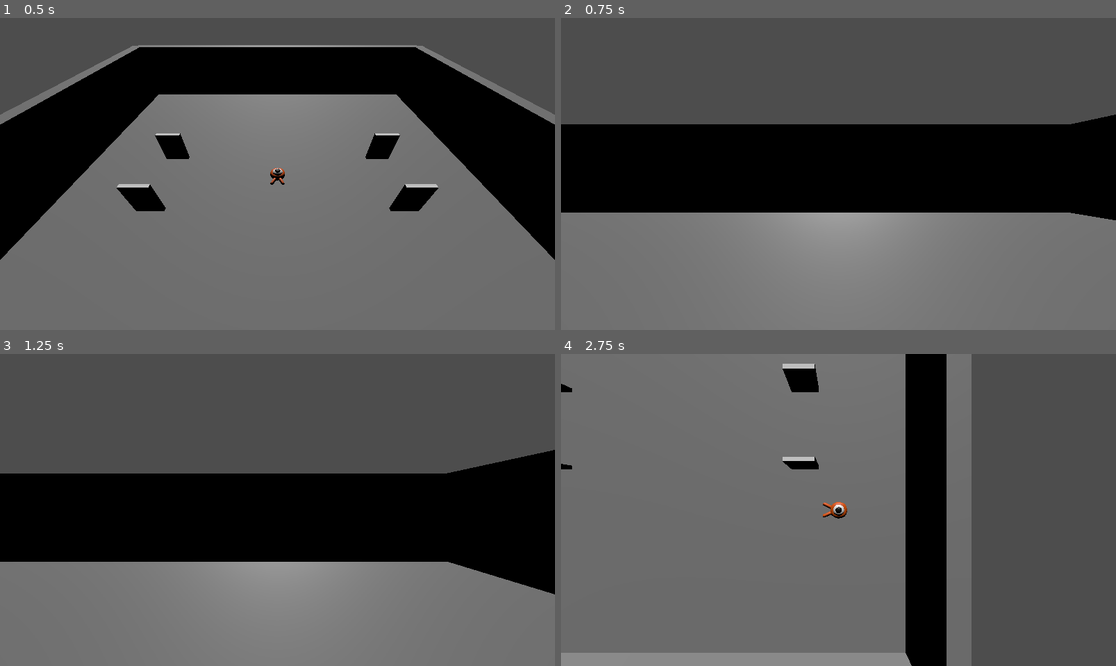
Above: before the commit, frames 1-4 (two rows, left to right).
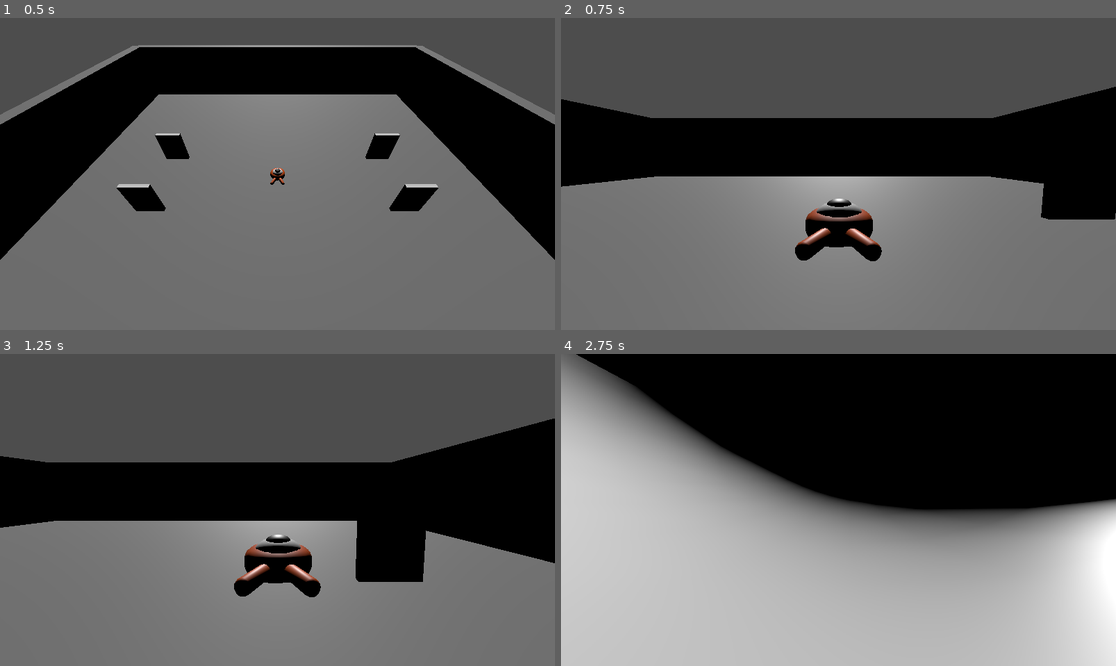
Above: after the commit, the same moments.

Repository: LeFodeurCou/Godot-Lab
Game: Godot game, scene res://main.tscn
Same seed, same stepped clock (60 frames per second), same inputs: the game is played once before the commit and once after it.
Inputs (mouse positions are in pixels of both pictures, inside the frame that each line leads up to):
- Up to frame 1 (0.5 s): no input
- Up to frame 2 (0.75 s): tap Enter (camera_switch) at 0.5 s; move the mouse to (960, 158) at 0.52 s; hold D (move_right) from 0.53 s (still down); hold Enter (camera_switch) from 0.53 s (still down); click (960, 158) at 0.67 s
- Up to frame 3 (1.25 s): keep holding D (move_right); keep holding Enter (camera_switch); tap Space (jump) at 0.77 s
- Up to frame 4 (2.75 s): move the mouse to (727, 525) at 1.27 s; release D (move_right) at 1.28 s; release Enter (camera_switch) at 1.28 s; hold S (move_back) 1.28-2.03 s; tap Enter (camera_switch) at 1.35 s; click (727, 525) at 1.42 s; tap Space (jump) at 1.52 s; move the mouse to (894, 441) at 2.02 s; hold D (move_right) from 2.03 s (still down); hold Enter (camera_switch) from 2.03 s (still down); click (894, 441) at 2.17 s

Frame 1 is identical in both runs. In frame 2, 15% of the frame differs, in the area x 0-100%, y 22-78%; in frame 3, 17%; in frame 4, 91%, in the area x 0-100%, y 0-100%.
Error after the commit: Invalid call. Nonexistent function 'playerInput' in base 'Camera3D'. (res://Player/player.gd:100)

Commit message:
Tries with cameras, not wonderful, working refacto in progress, for now we have the basic camera, the first person camera and the third person working, even if this last have to be refined a little

Diff:
--- /dev/null
+++ b/Player/CameraBasicControler.gd
@@ -0,0 +1,25 @@
+extends Camera3D
+
+func _ready() -> void:
+	self.position = Vector3(0, 20, 20)
+	self.rotation_degrees = Vector3(-45, 0, 0)
+
+func playerProcess(player: CharacterBody3D, playerPivot: Node3D) -> void:
+	var inputDir = Vector3.ZERO
+	if Input.is_action_pressed("move_right"):
+		inputDir.x += 1
+	if Input.is_action_pressed("move_left"):
+		inputDir.x -= 1
+	if Input.is_action_pressed("move_back"):
+		inputDir.z += 1
+	if Input.is_action_pressed("move_forward"):
+		inputDir.z -= 1
+
+	if inputDir != Vector3.ZERO:
+		inputDir = inputDir.normalized()
+		playerPivot.basis = Basis.looking_at(inputDir)
+	player.target_velocity.x = inputDir.x * player.speed
+	player.target_velocity.z = inputDir.z * player.speed
+
+func playerInput(event) -> void:
+	pass
--- /dev/null
+++ b/Player/CameraFPController.gd
@@ -0,0 +1,54 @@
+extends Camera3D
+
+var mouse_delta := Vector2.ZERO
+var mouseNeedToBeCaptured: bool = true
+var mouse_sensitivity := 0.002
+var yaw := 0.0
+var pitch := 0.0
+var pitch_limit := deg_to_rad(80)
+
+func _ready() -> void:
+	self.position = Vector3(0, 1.6, 0)
+
+func playerProcess(player: CharacterBody3D, playerPivot: Node3D) -> void:
+
+	# --- Rotation ---
+	yaw -= mouse_delta.x * mouse_sensitivity
+	pitch -= mouse_delta.y * mouse_sensitivity
+	pitch = clamp(pitch, -pitch_limit, pitch_limit)
+	mouse_delta = Vector2.ZERO
+
+	# Rotate player (Y axis)
+	player.rotation.y = yaw
+	# Rotate camera (X axis)
+	get_parent().rotation.x = pitch
+
+	var inputDir = Vector3.ZERO
+	if Input.is_action_pressed("move_right"):
+		inputDir.x += 1
+	if Input.is_action_pressed("move_left"):
+		inputDir.x -= 1
+	if Input.is_action_pressed("move_back"):
+		inputDir.z += 1
+	if Input.is_action_pressed("move_forward"):
+		inputDir.z -= 1
+
+	if inputDir != Vector3.ZERO:
+		inputDir = inputDir.normalized()
+		# ✅ KEY: use player orientation (yaw)
+		var localBasis = player.global_transform.basis
+		var direction = (localBasis.x * inputDir.x + localBasis.z * inputDir.z)
+		direction.y = 0
+		direction = direction.normalized()
+		player.target_velocity.x = direction.x * player.speed
+		player.target_velocity.z = direction.z * player.speed
+	else:
+		player.target_velocity.x = 0
+		player.target_velocity.z = 0
+
+func playerInput(event) -> void:
+	if mouseNeedToBeCaptured:
+		Input.set_mouse_mode(Input.MOUSE_MODE_CAPTURED)
+		mouseNeedToBeCaptured = false
+	if event is InputEventMouseMotion:
+		mouse_delta += event.relative
--- /dev/null
+++ b/Player/CameraTPController.gd
@@ -0,0 +1,88 @@
+extends Camera3D
+
+var mouse_sensitivity := 0.002
+var yaw := 0.0
+var pitch := 0.0
+var pitch_limit := deg_to_rad(80)
+
+var mouse_delta := Vector2.ZERO
+var mouseNeedToBeCaptured := true
+
+# Distance from player
+var distance := 6.0
+var height := 2.0
+
+func _ready():
+	position = Vector3(0, height, distance)
+
+func playerProcess(player: CharacterBody3D, pivot: Node3D):
+
+	# --- Rotation ---
+	yaw -= mouse_delta.x * mouse_sensitivity
+	pitch -= mouse_delta.y * mouse_sensitivity
+	pitch = clamp(pitch, -pitch_limit, pitch_limit)
+	mouse_delta = Vector2.ZERO
+
+	# Rotate player (Y)
+	player.rotation.y = yaw
+
+	# Rotate pivot (X)
+	pivot.rotation.x = pitch
+
+	# --- Camera follow (BEHIND player) ---
+	var offset = Vector3(0, height, distance)
+
+	# Rotate offset around player
+	offset = offset.rotated(Vector3.UP, yaw)
+
+	# Final camera position # TODO see how it interact whit the next part to avoid clipping
+	global_position = player.global_position + offset
+
+	# Avoid seeing the void
+	# TODO it's still some rare clipping to the void in some situation
+	var from = player.global_position + Vector3(0, 1.5, 0)
+	var to = global_position
+	var space = get_world_3d().direct_space_state
+	var query = PhysicsRayQueryParameters3D.create(from, to)
+	query.exclude = [player]
+	var result = space.intersect_ray(query)
+	if result:
+		global_position = result.position + (from - result.position).normalized() * 0.2
+
+	# Always look at player
+	look_at(player.global_position + Vector3(0, 1.5, 0), Vector3.UP)
+
+	# --- Movement (same as FP) ---
+	var inputDir = Vector3.ZERO
+
+	if Input.is_action_pressed("move_right"):
+		inputDir.x += 1
+	if Input.is_action_pressed("move_left"):
+		inputDir.x -= 1
+	if Input.is_action_pressed("move_back"):
+		inputDir.z += 1
+	if Input.is_action_pressed("move_forward"):
+		inputDir.z -= 1
+
+	if inputDir != Vector3.ZERO:
+		inputDir = inputDir.normalized()
+
+		var localBasis = player.global_transform.basis
+		var direction = (localBasis.x * inputDir.x + localBasis.z * inputDir.z)
+		direction.y = 0
+		direction = direction.normalized()
+
+		player.target_velocity.x = direction.x * player.speed
+		player.target_velocity.z = direction.z * player.speed
+	else:
+		player.target_velocity.x = 0
+		player.target_velocity.z = 0
+
+func playerInput(event):
+
+	if mouseNeedToBeCaptured:
+		Input.set_mouse_mode(Input.MOUSE_MODE_CAPTURED)
+		mouseNeedToBeCaptured = false
+
+	if event is InputEventMouseMotion:
+		mouse_delta += event.relative
--- a/Player/player.gd
+++ b/Player/player.gd
@@ -8,7 +8,16 @@
 var cameras: Array[Camera3D]
 var currentCameraIdx: int = 0
 
+var mouse_sensitivity := 0.002
+var yaw := 0.0 # Player Rotation
+var pitch := 0.0 # CameraPivot rotation
+var pitch_limit := deg_to_rad(80)
+
+var target_position: Vector3
+var has_target := false
+
 func _ready():
+	#Input.set_mouse_mode(Input.MOUSE_MODE_CAPTURED)
 	cameras = [
 		$CameraPivot/CameraBasic,
 		$CameraPivot/CameraFP,
@@ -17,32 +26,50 @@
 		$CameraPivot/CameraTactical,
 		$CameraPivot/CameraCinematic
 	]
+	#cameraSetup()
 	set_active_camera(0)
 
 func _physics_process(delta):
+	#if target_position != Vector3.ZERO:
+		#var dir = (target_position - global_position)
+		#dir.y = 0
+		#if dir.length() < 0.5:
+			#target_position = Vector3.ZERO
+		#else:
+			#dir = dir.normalized()
+			#velocity.x = dir.x * speed
+			#velocity.z = dir.z * speed
 	# We create a local variable to store the input direction.
-	var direction = Vector3.ZERO
+	#var inputDir = Vector3.ZERO
+#
+	## We check for each move input and update the direction accordingly.
+	#if Input.is_action_pressed("move_right"):
+		#inputDir.x += 1
+	#if Input.is_action_pressed("move_left"):
+		#inputDir.x -= 1
+	#if Input.is_action_pressed("move_back"):
+		## Notice how we are working with the vector's x and z axes.
+		## In 3D, the XZ plane is the ground plane.
+		#inputDir.z += 1
+	#if Input.is_action_pressed("move_forward"):
+		#inputDir.z -= 1
+#
+	#inputDir = inputDir.normalized()
+#
+	#if inputDir != Vector3.ZERO:
+		#var basis = $CameraPivot.global_transform.basis
+		#
+		#var direction = (basis.z * inputDir.z + basis.x * inputDir.x)
+		#direction.y = 0
+		#direction = direction.normalized()
+		## Setting the basis property will affect the rotation of the node.
+		#$Pivot.basis = Basis.looking_at(direction)
+	#
+		## Ground Velocity
+		#target_velocity.x = direction.x * speed
+		#target_velocity.z = direction.z * speed
 
-	# We check for each move input and update the direction accordingly.
-	if Input.is_action_pressed("move_right"):
-		direction.x += 1
-	if Input.is_action_pressed("move_left"):
-		direction.x -= 1
-	if Input.is_action_pressed("move_back"):
-		# Notice how we are working with the vector's x and z axes.
-		# In 3D, the XZ plane is the ground plane.
-		direction.z += 1
-	if Input.is_action_pressed("move_forward"):
-		direction.z -= 1
-
-	if direction != Vector3.ZERO:
-		direction = direction.normalized()
-		# Setting the basis property will affect the rotation of the node.
-		$Pivot.basis = Basis.looking_at(direction)
-
-			# Ground Velocity
-	target_velocity.x = direction.x * speed
-	target_velocity.z = direction.z * speed
+	cameras[currentCameraIdx].playerProcess(self, $Pivot)
 
 	# Vertical Velocity
 	if not is_on_floor(): # If in the air, fall towards the floor. Literally gravity
@@ -56,10 +83,30 @@
 	velocity = target_velocity
 	move_and_slide()
 
+	#if currentCameraIdx == 3 and has_target:
+		#var dir = (target_position - global_position)
+		#if dir.length() < 0.1:
+			#has_target = false
+		#else:
+			#global_position += dir.normalized() * speed * delta
+
 func _input(event):
+	#if event is InputEventMouseMotion:
+		#handle_mouse_look(event)
 	if event.is_action_pressed("camera_switch"):
+		Input.set_mouse_mode(Input.MOUSE_MODE_VISIBLE)
 		currentCameraIdx = (currentCameraIdx + 1) % cameras.size()
 		set_active_camera(currentCameraIdx)
+	cameras[currentCameraIdx].playerInput(event)
+
+func cameraSetup():
+	$CameraPivot/CameraTP.position = Vector3(0, 2, 10)
+	#$CameraPivot/CameraTop.position = Vector3(0, 20, 20)
+	#$CameraPivot/CameraTop.rotation_degrees = Vector3(-45, 0, 0)
+	$CameraPivot/CameraTop.global_position = self.global_position + Vector3(0, 20, 0)
+	$CameraPivot/CameraTop.look_at(self.global_position, Vector3.UP)
+	$CameraPivot/CameraTactical.position = Vector3(0, 25, 0)
+	$CameraPivot/CameraTactical.rotation_degrees = Vector3(-90, 0, 0)
 
 func set_active_camera(idx:int):
 	for i in range(cameras.size()):
@@ -76,3 +123,32 @@
 			#tween.finished.connect(func():
 				#set_active_camera(0)
 			#)
+
+func handle_mouse_look(event):
+	if currentCameraIdx == 3 and event is InputEventMouseButton and event.pressed:
+		target_position = get_click_position()
+	# Only for FP and TP
+	if ![1, 2].has(currentCameraIdx):
+		return
+	yaw -= event.relative.x * mouse_sensitivity
+	pitch -= event.relative.y * mouse_sensitivity
+	pitch = clamp(pitch, -pitch_limit, pitch_limit)
+	# Rotate player (Y axis)
+	rotation.y = yaw
+	# Rotate pivot (X axis)
+	$CameraPivot.rotation.x = pitch
+
+func get_click_position():
+	var mouse_pos = get_viewport().get_mouse_position()
+	var camera = get_viewport().get_camera_3d()
+	var ray_origin = camera.project_ray_origin(mouse_pos)
+	var ray_dir = camera.project_ray_normal(mouse_pos)
+	var space_state = get_world_3d().direct_space_state
+	var query = PhysicsRayQueryParameters3D.create(
+		ray_origin,
+		ray_origin + ray_dir * 1000
+	)
+	var result = space_state.intersect_ray(query)
+	if result:
+		return result.position
+	return null
--- a/Player/player.tscn
+++ b/Player/player.tscn
@@ -2,6 +2,9 @@
 
 [ext_resource type="PackedScene" uid="uid://d0ypm0v45pwdv" path="res://art/player.glb" id="1_4flbx"]
 [ext_resource type="Script" uid="uid://ci8y6rim3vfcq" path="res://Player/player.gd" id="1_onrkg"]
+[ext_resource type="Script" uid="uid://diyhwf47k61ge" path="res://Player/CameraBasicControler.gd" id="3_btcbx"]
+[ext_resource type="Script" uid="uid://boky37deu0ogg" path="res://Player/CameraFPController.gd" id="4_gwnis"]
+[ext_resource type="Script" uid="uid://caoojdatbsqwl" path="res://Player/CameraTPController.gd" id="5_k53q1"]
 
 [sub_resource type="SphereShape3D" id="SphereShape3D_4flbx"]
 radius = 0.8
@@ -21,19 +24,18 @@
 transform = Transform3D(1, 0, 0, 0, 0.99999994, 0, 0, 0, 0.99999994, 0, 0, 0)
 
 [node name="CameraBasic" type="Camera3D" parent="CameraPivot" unique_id=1948342054]
-transform = Transform3D(1, 0, 0, 0, 0.70710677, 0.70710677, 0, -0.70710677, 0.70710677, 0, 20, 20)
+transform = Transform3D(1, 0, 0, 0, 0.99999994, 0, 0, 0, 0.99999994, 0, 0, 0)
+script = ExtResource("3_btcbx")
 
 [node name="CameraFP" type="Camera3D" parent="CameraPivot" unique_id=45629616]
-transform = Transform3D(1, 0, 0, 0, 1, 0, 0, 0, 1, 0, 1.6, 0)
+script = ExtResource("4_gwnis")
 
 [node name="CameraTP" type="Camera3D" parent="CameraPivot" unique_id=995668447]
-transform = Transform3D(1, 0, 0, 0, 1, 0, 0, 0, 1, 0, 3, -6)
-metadata/look_at = Vector3(0, 0, 0)
+script = ExtResource("5_k53q1")
 
 [node name="CameraTop" type="Camera3D" parent="CameraPivot" unique_id=1738941366]
-transform = Transform3D(1, 0, 0, 0, 0.70710677, 0.70710677, 0, -0.70710677, 0.70710677, 0, 15, -10)
+transform = Transform3D(1, 0, 0, 0, 0.99999994, 0, 0, 0, 0.99999994, 0, 0, 0)
 
 [node name="CameraTactical" type="Camera3D" parent="CameraPivot" unique_id=2063157521]
-transform = Transform3D(1, 0, 0, 0, -4.371139e-08, 1, 0, -1, -4.371139e-08, 0, 25, 0)
 
 [node name="CameraCinematic" type="Camera3D" parent="CameraPivot" unique_id=449455009]
Not shown, added: Player/CameraBasicControler.gd.uid
Not shown, added: Player/CameraFPController.gd.uid
Not shown, added: Player/CameraTPController.gd.uid
